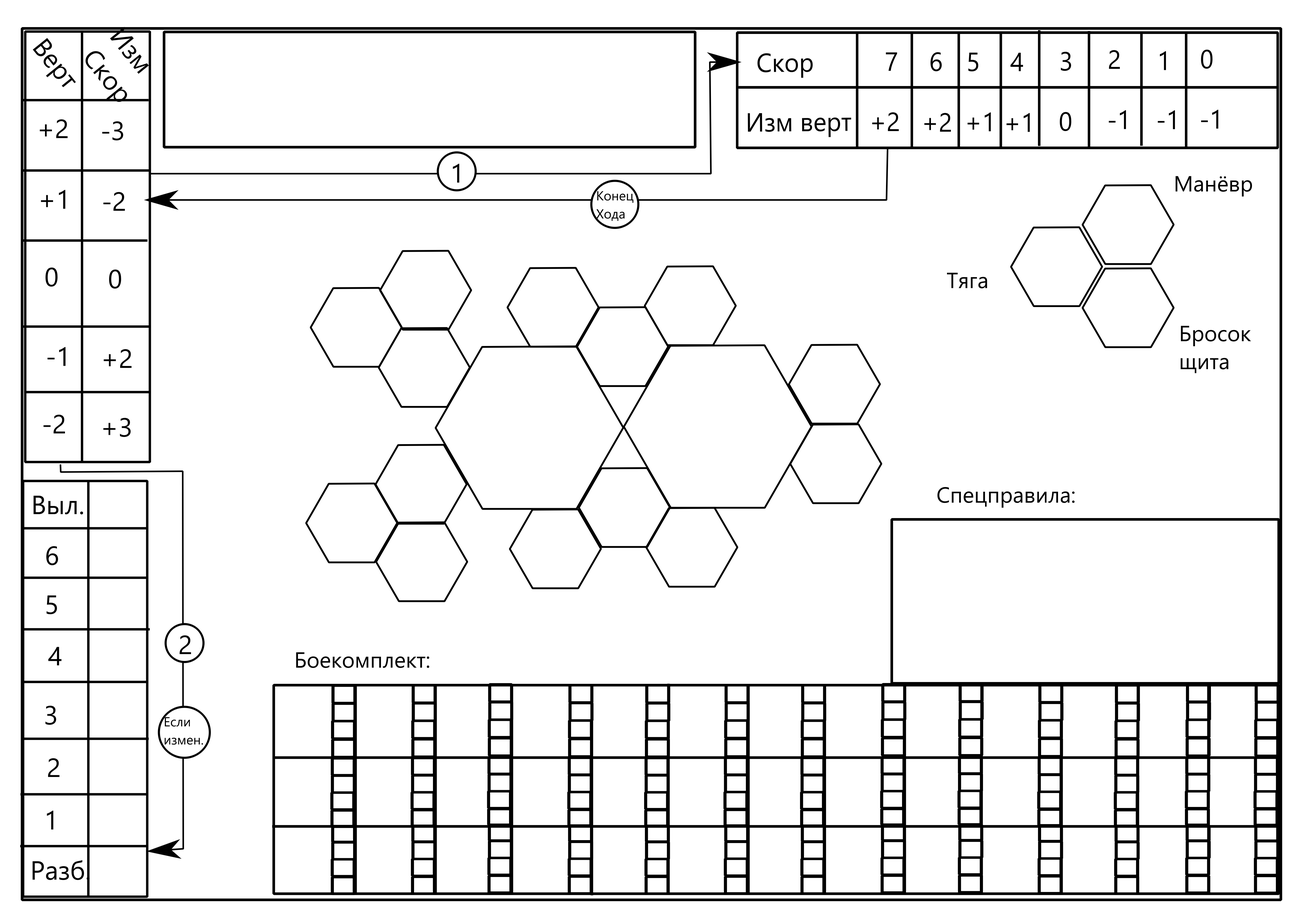
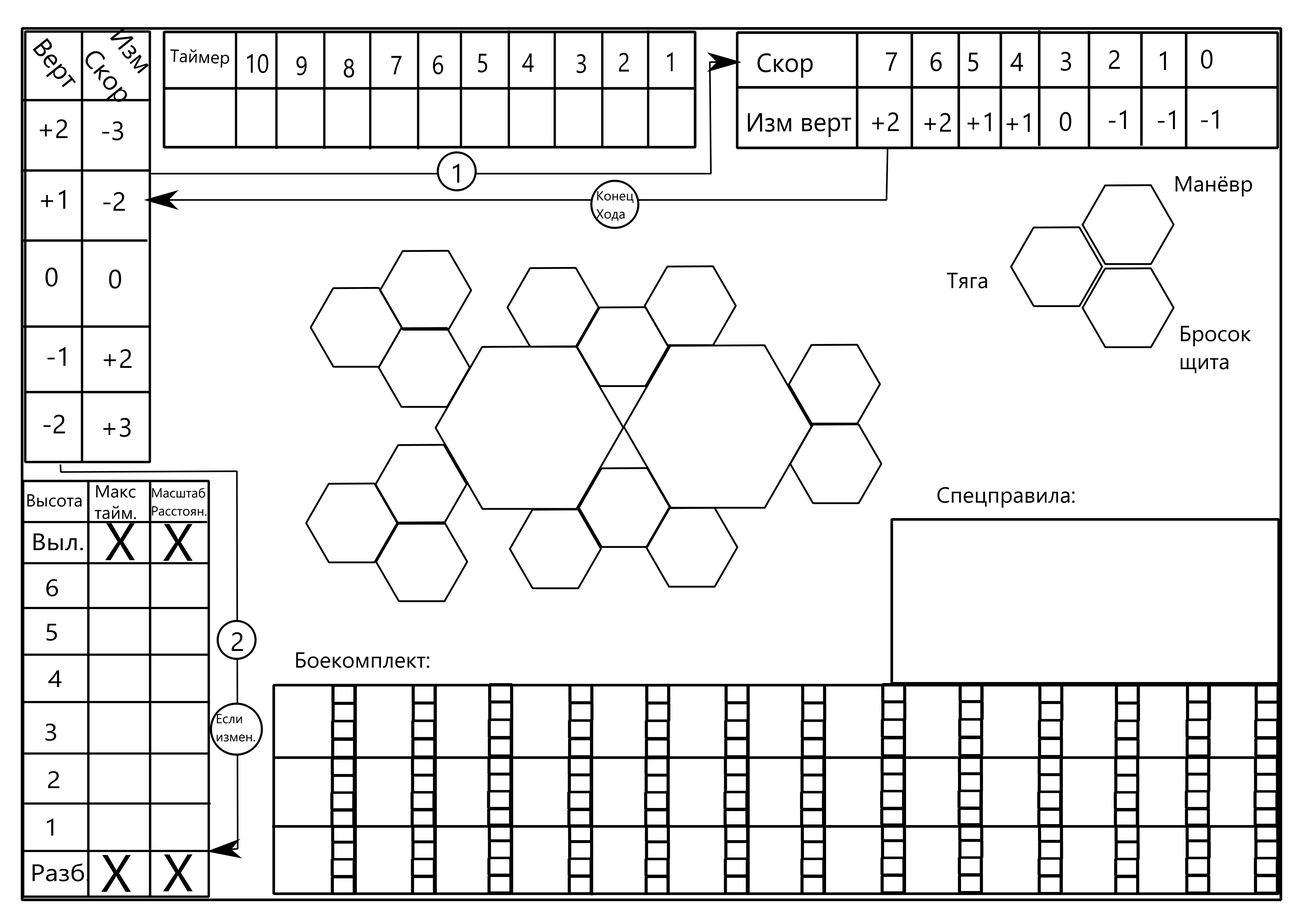
Layer changes from the first 1304x923 image to the second:
pixels changed over [19, 30, 695, 898] (layer not identified)
